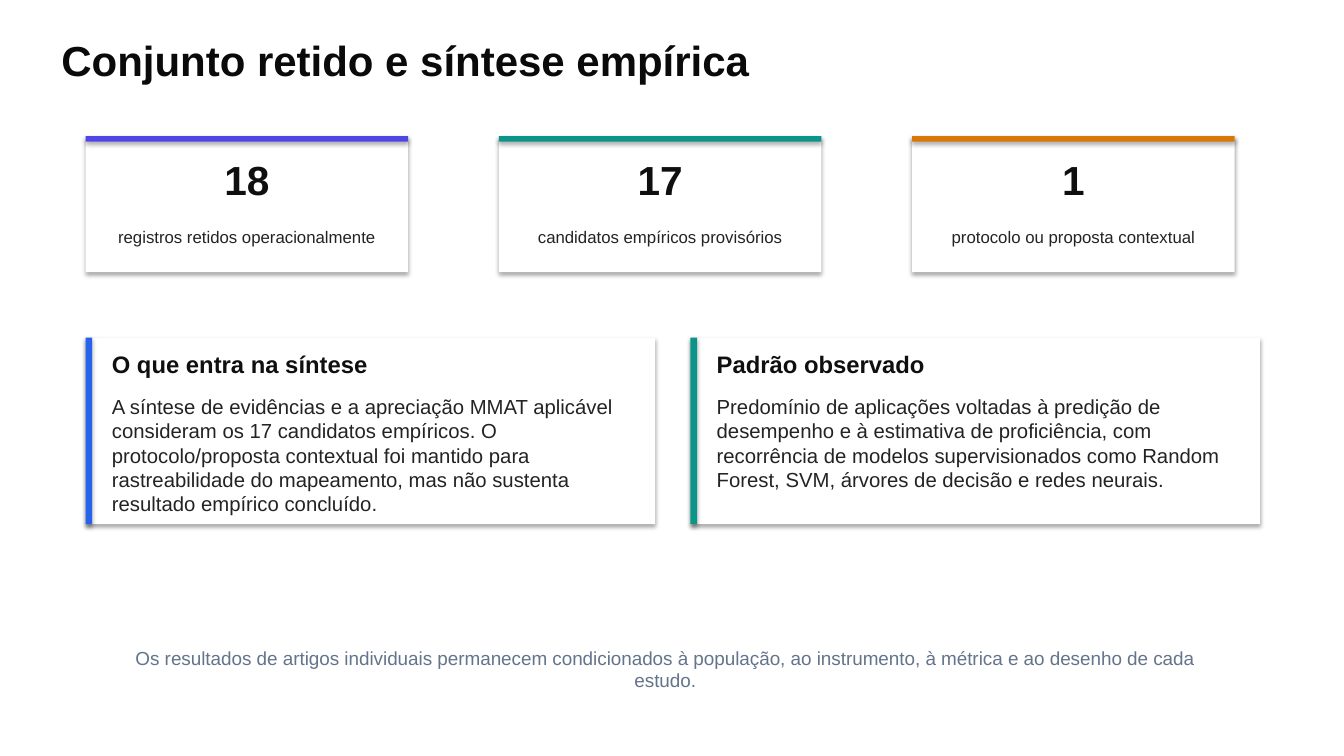
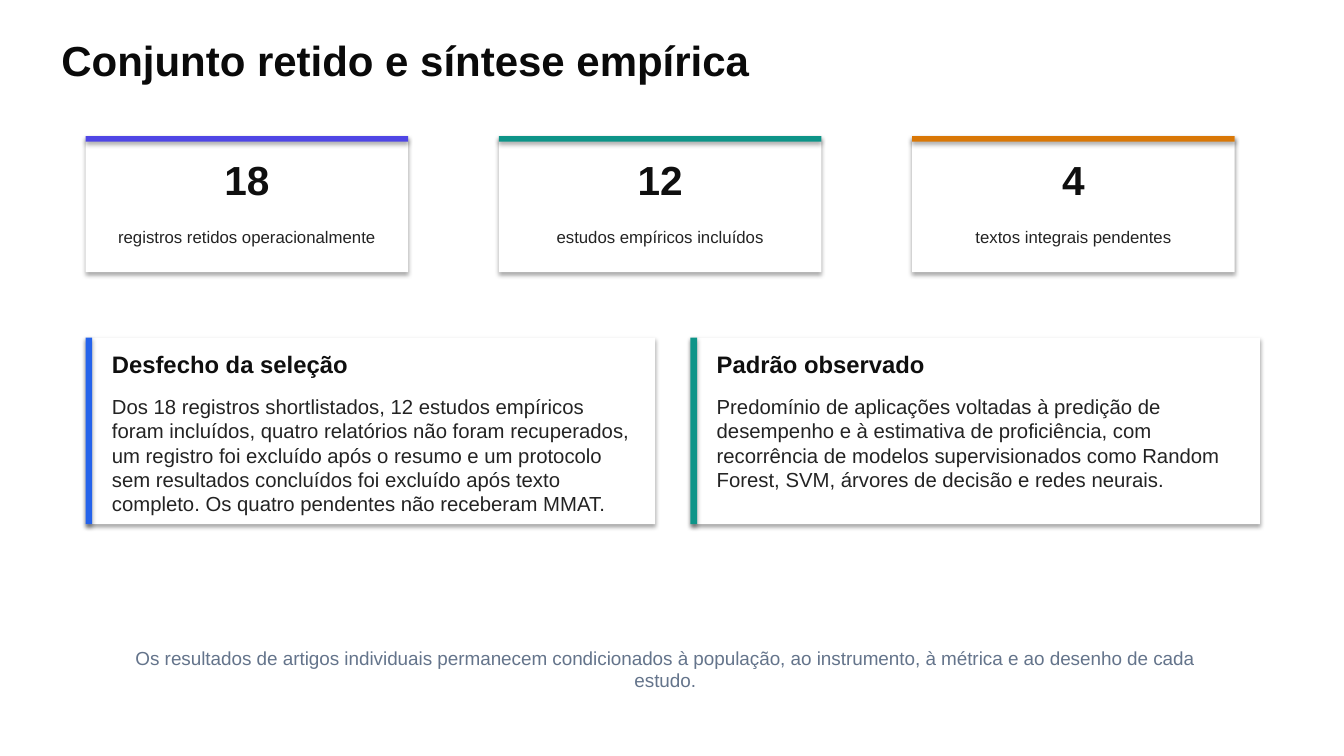
Before and after one commit to thalesfb/ccw, a slide deck: slide 12 of results/tcc/presentation/ensino_personalizado_de_matematica_tcc.pptx. Drawn at 1344x756 pixels with LibreOffice and Linux fonts; fonts in the diff are those of the drawing. Boxes give left, top, right and bottom in pixels: in the first picture for what was removed or moved away, otherwise in the second. Text is boxed around its words. In the diff, an @@ line names an element or a change of style, - is before the commit and + after.

```diff
--- a/results/tcc/presentation/ensino_personalizado_de_matematica_tcc.pptx
+++ b/results/tcc/presentation/ensino_personalizado_de_matematica_tcc.pptx
@@ text at [638, 166, 683, 195]: text changed @@
-17
+12
@@ text at [1062, 167, 1085, 195]: text changed @@
-1
+4
@@ text at [557, 230, 763, 247]: text changed @@
-candidatos empíricos provisórios
+estudos empíricos incluídos
@@ text at [975, 231, 1171, 247]: text changed @@
-protocolo ou proposta contextual
+textos integrais pendentes
@@ text at [112, 355, 347, 378]: text changed @@
-O que entra na síntese
+Desfecho da seleção
@@ text at [112, 399, 629, 516]: text changed @@
-A síntese de evidências e a apreciação MMAT aplicável consideram os 17 candidatos empíricos. O protocolo/proposta contextual foi mantido para rastreabilidade do mapeamento, mas não sustenta resultado empírico concluído.
+Dos 18 registros shortlistados, 12 estudos empíricos foram incluídos, quatro relatórios não foram recuperados, um registro foi excluído após o resumo e um protocolo sem resultados concluídos foi excluído após texto completo. Os quatro pendentes não receberam MMAT.
```
Also in this commit, not shown: 5 other slides changed, 6 other files.
